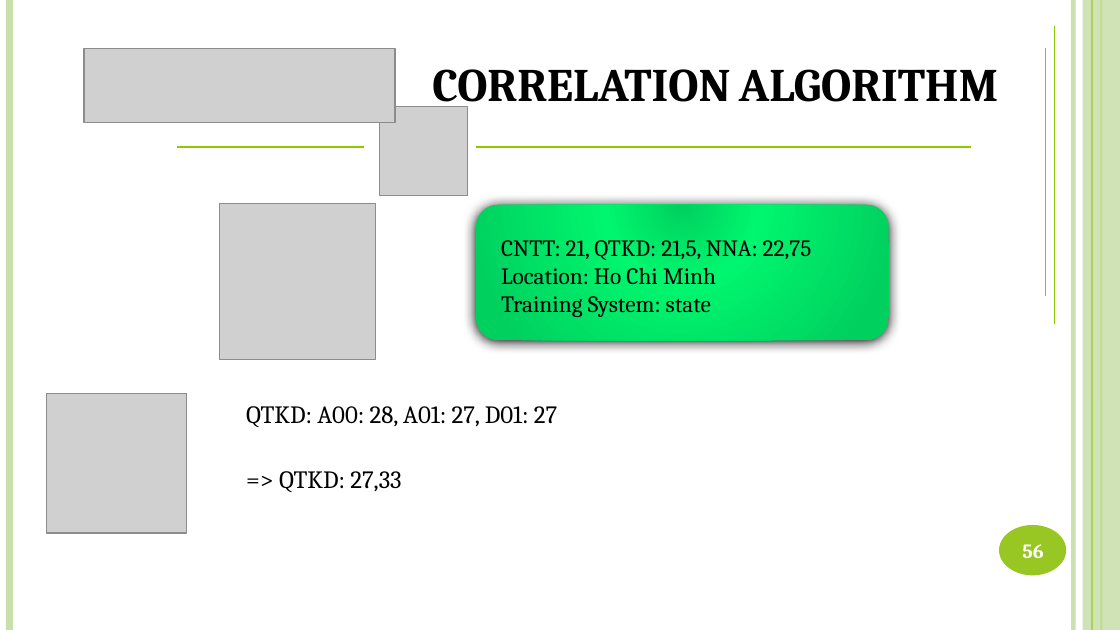
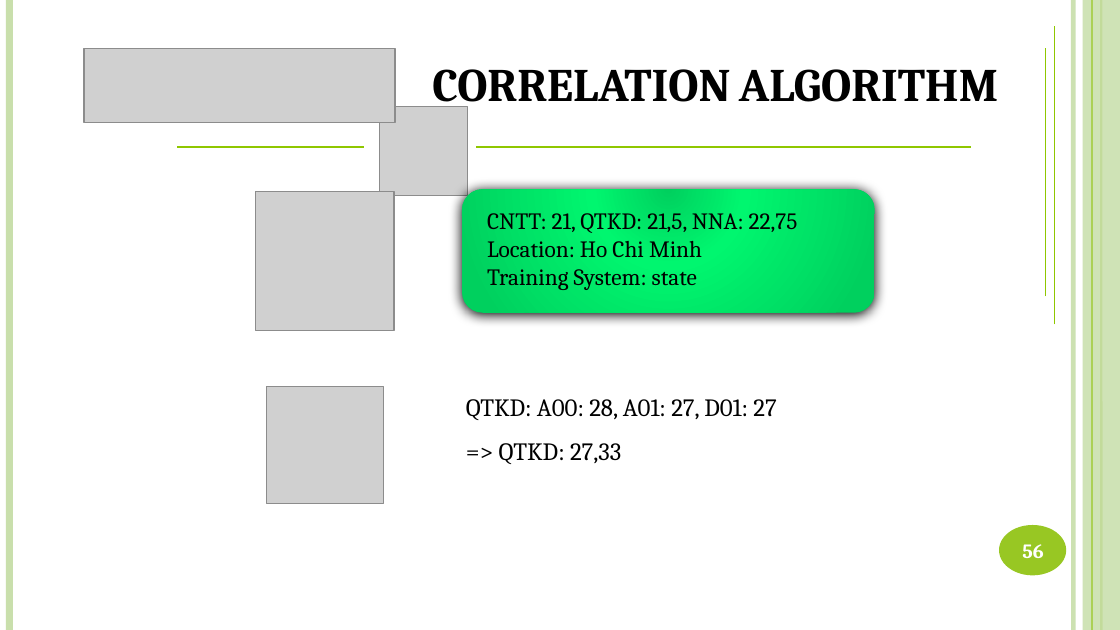
Before and after one commit to DanhLT2/Slide-Unistar, a slide deck: slide 56 of Slide-UniStar/UniStar.pptx. Drawn at 1120x630 pixels with LibreOffice and Linux fonts; fonts in the diff are those of the drawing; grey boxes stand for pictures. Boxes give left, top, right and bottom in pixels: in the first picture for what was removed or moved away, otherwise in the second. Text is boxed around its words. In the diff, an @@ line names an element or a change of style, - is before the commit and + after.

```diff
--- a/Slide-UniStar/UniStar.pptx
+++ b/Slide-UniStar/UniStar.pptx
@@ picture: place and size @@
-picture at [220, 204, 375, 360]
+picture at [255, 192, 394, 330]
@@ rounded rectangle: place and size @@
-rounded rectangle at [476, 205, 889, 340]
+rounded rectangle at [461, 189, 875, 312]
@@ text "CNTT: 21, QTKD: 21,5, NNA: ...": place and size @@
-text "CNTT: 21, QTKD: 21,5, NNA: ..." at [501, 240, 812, 317]
+text "CNTT: 21, QTKD: 21,5, NNA: ..." at [487, 213, 798, 290]
@@ picture: place and size @@
-picture at [47, 393, 187, 533]
+picture at [267, 386, 383, 503]
@@ text "QTKD: A00: 28, A01: 27, ...": place and size @@
-text "QTKD: A00: 28, A01: 27, ..." at [246, 406, 557, 427]
+text "QTKD: A00: 28, A01: 27, ..." at [466, 399, 776, 420]
@@ text "=> QTKD: 27,33": place and size @@
-text "=> QTKD: 27,33" at [279, 471, 401, 492]
+text "=> QTKD: 27,33" at [499, 443, 621, 464]
```
Also in this commit, not shown: 6 other slides changed, 3 slides added, 1 slide removed.
